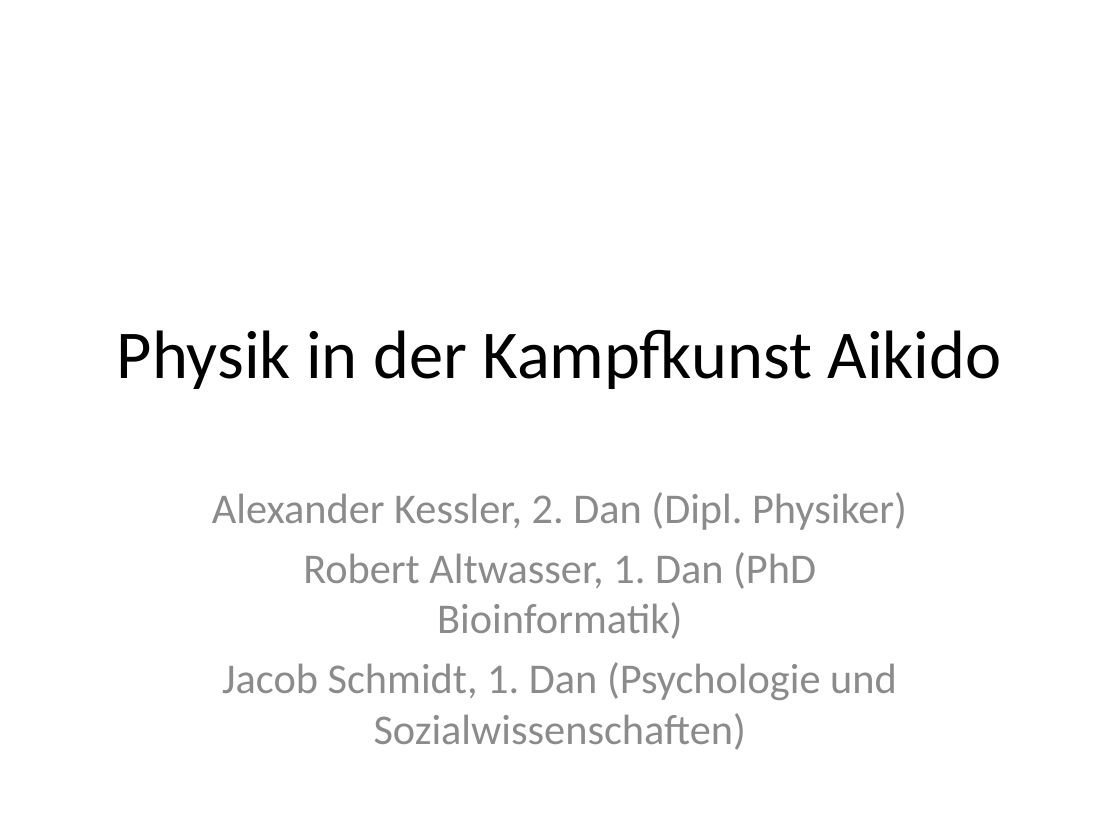
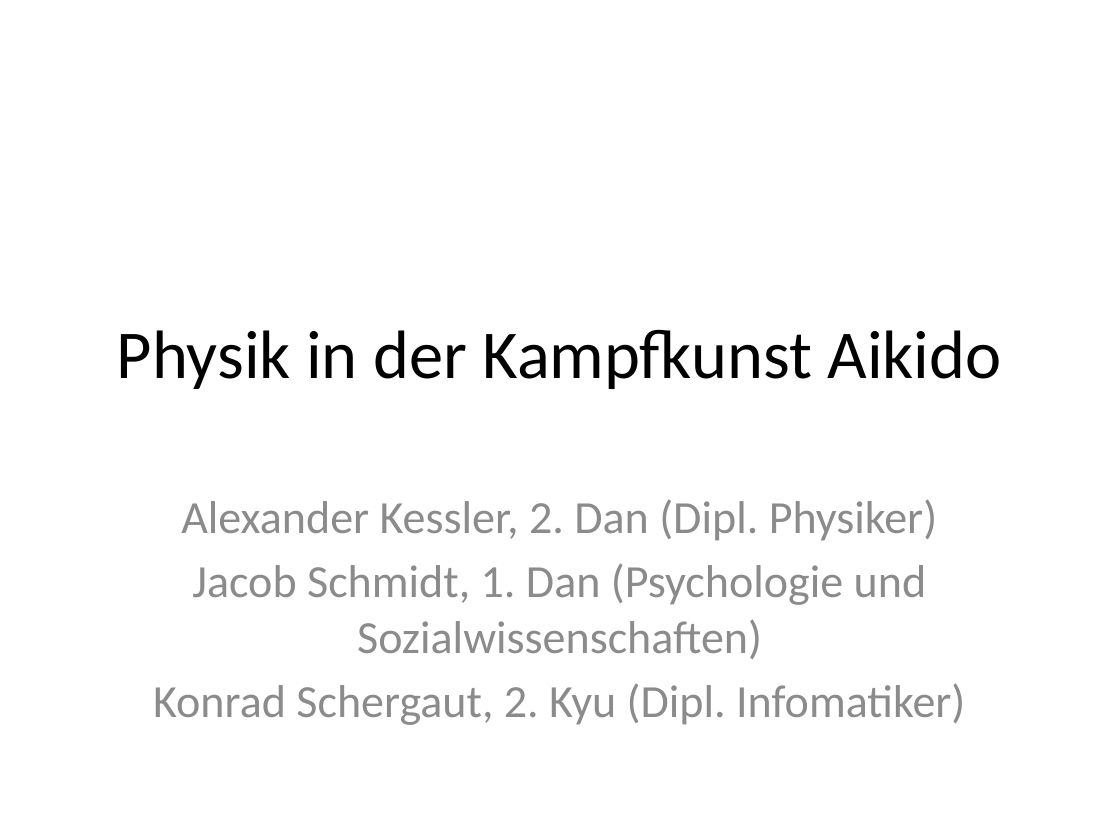
Before and after one commit to keale/Physik_in_Aikido, a slide deck: slide 1 of LNdW2013 physik in Aikido/LNdW2013 Physik in Aikido.pptx. Drawn at 1120x840 pixels with LibreOffice and Linux fonts; fonts in the diff are those of the drawing; background and template pictures are left out. Boxes give left, top, right and bottom in pixels: in the first picture for what was removed or moved away, otherwise in the second. Text is boxed around its words. In the diff, an @@ line names an element or a change of style, - is before the commit and + after.

```diff
--- a/LNdW2013 physik in Aikido/LNdW2013 Physik in Aikido.pptx
+++ b/LNdW2013 physik in Aikido/LNdW2013 Physik in Aikido.pptx
@@ subtitle "Alexander Kessler, 2. Dan (Dipl. ..." moved from (x1=212, y1=492, x2=907, y2=700) to (x1=153, y1=499, x2=965, y2=725) @@
@@ subtitle at (x1=181, y1=499, x2=937, y2=659): size 27.2 to 29.6 pt in "Alexander Kessler, 2. Dan (Dipl. Physiker)", "Jacob Schmidt, 1. Dan (Psychologie und Sozialwissenschaften)" @@
@@ subtitle at (x1=303, y1=552, x2=816, y2=639): paragraph removed @@
-Robert Altwasser, 1. Dan (PhD Bioinformatik)
@@ subtitle at (x1=153, y1=683, x2=965, y2=725): paragraph added @@
+Konrad Schergaut, 2. Kyu (Dipl. Infomatiker)
```
Also in this commit, not shown: 10 other slides changed.
